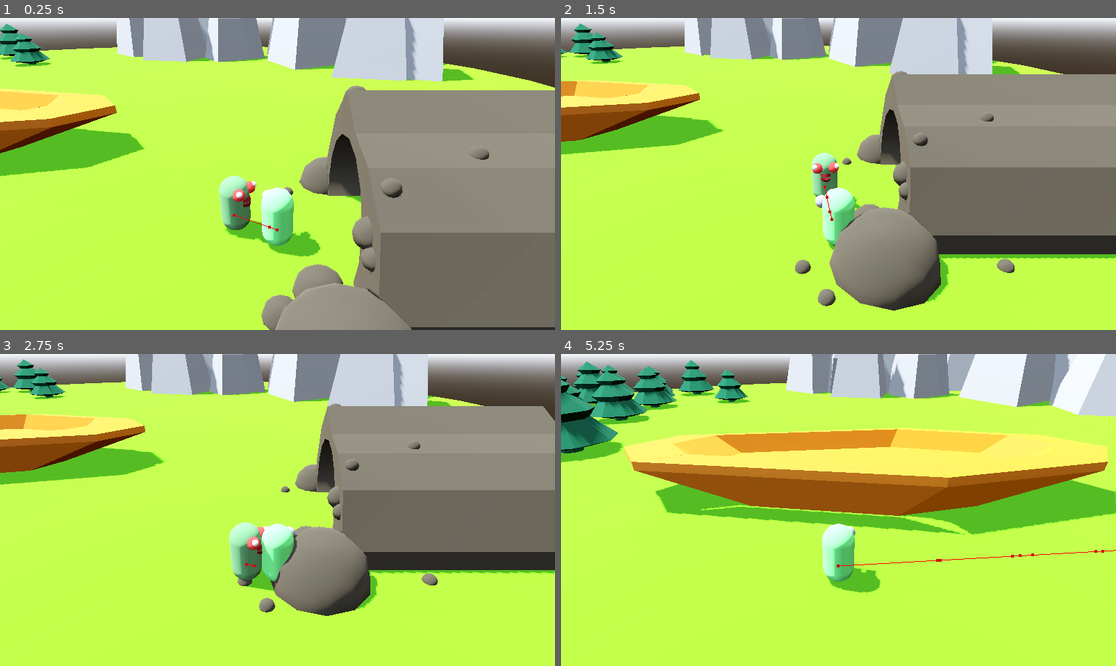
Above: before the commit, frames 1-4 (two rows, left to right).
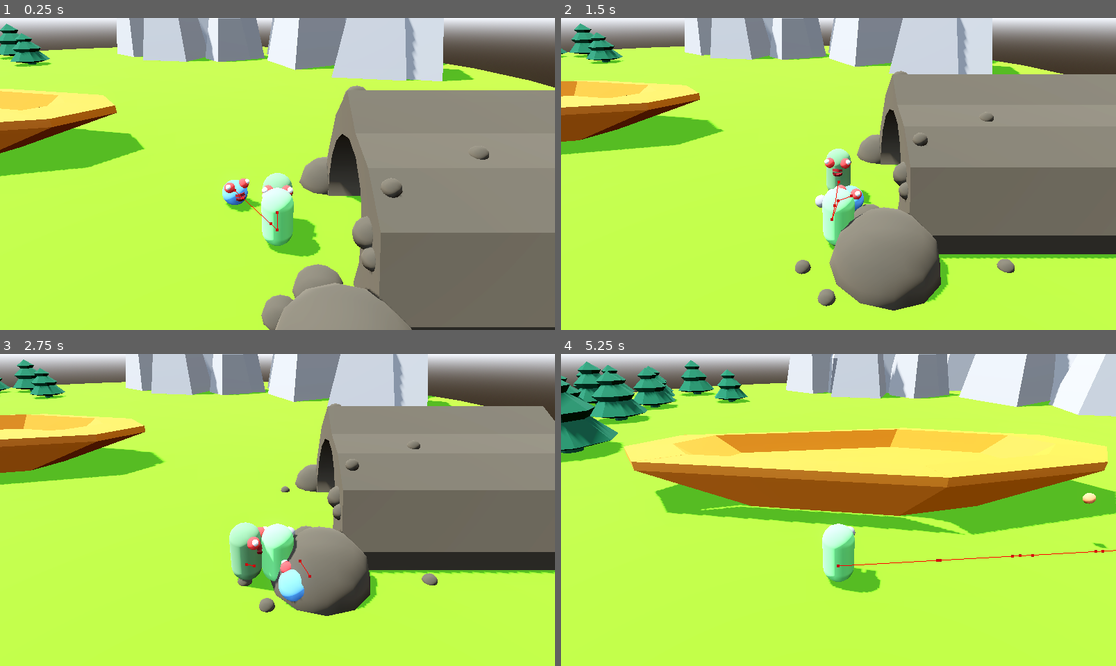
Above: after the commit, the same moments.

Repository: pithyjam-stack/zeppelins_and_zombies_jps
Game: Godot game, scene res://scenes/levels/level_grassy.tscn
The game is run twice, just before and just after one commit, with the same random seed, the same clock (stepped at 60 frames per second) and the same inputs.
Inputs (mouse positions are in pixels of both pictures, inside the frame that each line leads up to):
- Up to frame 1 (0.25 s): no input
- Up to frame 2 (1.5 s): move the mouse to (960, 158) at 0.52 s; hold D (move_right) 0.53-1.28 s; tap E (interact) at 0.6, 1.35 s; tap Space (move_jump) at 0.77 s; move the mouse to (727, 189) at 1.27 s; hold S (move_backward) from 1.28 s (still down)
- Up to frame 3 (2.75 s): tap Space (move_jump) at 1.52 s; move the mouse to (333, 441) at 2.02 s; release S (move_backward) at 2.03 s; hold D (move_right) from 2.03 s (still down); tap E (interact) at 2.1 s
- Up to frame 4 (5.25 s): move the mouse to (810, 572) at 2.77 s; release D (move_right) at 2.78 s; hold W (move_forward) 2.78-3.53 s; tap E (interact) every 0.75 s from 2.85 to 5.1 s; tap Space (move_jump) at 3.02, 3.77, 4.52 s; move the mouse to (1005, 556) at 3.52 s; hold A (move_left) 3.53-5.03 s; move the mouse to (672, 463) at 4.27 s; move the mouse to (866, 510) at 5.02 s; hold S (move_backward) from 5.03 s (still down)

The runs differ from the first frame. In frame 1, 1.7% of the frame differs, in the area x 39-58%, y 49-73%; in frame 2, 1.1%; in frame 3, 0.5%; in frame 4, 0.1%.

Commit message:
implement half zombie and attack
Half zombie inherits from normal zombie, and has special projectile attack against the player.

Diff:
--- /dev/null
+++ b/scenes/enemies/ball.tscn
@@ -0,0 +1,11 @@
+[gd_scene format=3 uid="uid://dpudyepafkry7"]
+
+[sub_resource type="StandardMaterial3D" id="StandardMaterial3D_8h8sg"]
+albedo_color = Color(1, 0.5294118, 0.29411766, 1)
+
+[node name="ball" type="CSGSphere3D" unique_id=1716264385]
+use_collision = true
+collision_layer = 0
+collision_mask = 5
+radius = 0.2
+material = SubResource("StandardMaterial3D_8h8sg")
--- /dev/null
+++ b/scenes/enemies/half_zombie.gd
@@ -0,0 +1,54 @@
+extends Zombie
+
+@export var ball_scene : PackedScene
+
+@onready var half_zombie: CharacterBody3D = $"."
+
+var attacking := false
+
+func _ready() -> void:
+	attack_loop()
+
+func attack_loop() -> void:
+	if attacking:
+		return
+
+	attacking = true
+
+	while max_health > 0:
+		throw_projectile()
+		await get_tree().create_timer(1.5).timeout
+
+	attacking = false
+
+func throw_projectile() -> void:
+	var projectile := ball_scene.instantiate() as Node3D
+	get_tree().current_scene.add_child(projectile)
+
+	var start_pos := global_position
+	var target_pos := player.global_position
+
+	projectile_throw(projectile, start_pos, target_pos)
+
+func projectile_throw(projectile: Node3D, start_pos: Vector3, target_pos: Vector3) -> void:
+	var duration := 0.8
+	var arc_height := 3.0
+
+	projectile.global_position = start_pos
+
+	var tween := create_tween()
+
+	tween.tween_method(
+		func(t: float):
+			var flat_pos := start_pos.lerp(target_pos, t)
+
+			# Parabola: 0 at start/end, 1 at middle
+			var height := sin(t * PI) * arc_height
+
+			projectile.global_position = flat_pos + Vector3.UP * height,
+			0.0,
+			1.0,
+			duration
+	)
+
+	tween.tween_callback(projectile.queue_free)
--- /dev/null
+++ b/scenes/enemies/half_zombie.tscn
@@ -0,0 +1,90 @@
+[gd_scene format=3 uid="uid://b6wv1i1ga6cfj"]
+
+[ext_resource type="Script" uid="uid://chw2neoyjaihg" path="res://scenes/enemies/half_zombie.gd" id="1_g8b84"]
+[ext_resource type="PackedScene" uid="uid://dgqo3lt6tn58d" path="res://scenes/player/health_component.tscn" id="2_ru6kr"]
+[ext_resource type="PackedScene" uid="uid://dpudyepafkry7" path="res://scenes/enemies/ball.tscn" id="3_ru6kr"]
+
+[sub_resource type="SphereShape3D" id="SphereShape3D_jda86"]
+
+[sub_resource type="StandardMaterial3D" id="StandardMaterial3D_g15bd"]
+albedo_color = Color(0.32999998, 0.6203334, 1, 1)
+
+[sub_resource type="SphereMesh" id="SphereMesh_g8b84"]
+material = SubResource("StandardMaterial3D_g15bd")
+
+[sub_resource type="SphereMesh" id="SphereMesh_jda86"]
+radius = 0.2
+height = 0.4
+
+[sub_resource type="StandardMaterial3D" id="StandardMaterial3D_g8b84"]
+albedo_color = Color(1, 0.21568628, 0.20392157, 1)
+
+[sub_resource type="SphereMesh" id="SphereMesh_ru6kr"]
+radius = 0.1
+height = 0.2
+
+[sub_resource type="StandardMaterial3D" id="StandardMaterial3D_boq17"]
+
+[sub_resource type="CylinderMesh" id="CylinderMesh_hkptg"]
+top_radius = 0.2
+bottom_radius = 0.2
+height = 0.1
+
+[sub_resource type="StandardMaterial3D" id="StandardMaterial3D_3oc2p"]
+albedo_color = Color(0.4732359, 0, 0.04630114, 1)
+
+[node name="HalfZombie" type="CharacterBody3D" unique_id=185993919]
+collision_layer = 9
+collision_mask = 5
+script = ExtResource("1_g8b84")
+ball_scene = ExtResource("3_ru6kr")
+max_health = 15.0
+speed = 8.0
+
+[node name="CollisionShape3D" type="CollisionShape3D" parent="." unique_id=149472173]
+shape = SubResource("SphereShape3D_jda86")
+
+[node name="ProtoModel" type="Node3D" parent="." unique_id=859863102]
+
+[node name="Body" type="MeshInstance3D" parent="ProtoModel" unique_id=809898782]
+mesh = SubResource("SphereMesh_g8b84")
+
+[node name="Eyeball1" type="MeshInstance3D" parent="ProtoModel" unique_id=952002367]
+transform = Transform3D(1, 0, 0, 0, 1, 0, 0, 0, 1, -0.3, 0.40000004, 0.2)
+mesh = SubResource("SphereMesh_jda86")
+surface_material_override/0 = SubResource("StandardMaterial3D_g8b84")
+
+[node name="Eyeball3" type="MeshInstance3D" parent="ProtoModel" unique_id=1044697861]
+transform = Transform3D(1, 0, 0, 0, 1, 0, 0, 0, 1, -0.4, 0.50000006, 0.3)
+mesh = SubResource("SphereMesh_ru6kr")
+surface_material_override/0 = SubResource("StandardMaterial3D_boq17")
+
+[node name="Eyeball4" type="MeshInstance3D" parent="ProtoModel" unique_id=157727766]
+transform = Transform3D(1, 0, 0, 0, 1, 0, 0, 0, 1, 0.4, 0.50000006, 0.3)
+mesh = SubResource("SphereMesh_ru6kr")
+surface_material_override/0 = SubResource("StandardMaterial3D_boq17")
+
+[node name="Eyeball2" type="MeshInstance3D" parent="ProtoModel" unique_id=1985536853]
+transform = Transform3D(1, 0, 0, 0, 1, 0, 0, 0, 1, 0.29999998, 0.40000004, 0.2)
+mesh = SubResource("SphereMesh_jda86")
+surface_material_override/0 = SubResource("StandardMaterial3D_g8b84")
+
+[node name="Mouth1" type="MeshInstance3D" parent="ProtoModel" unique_id=696252639]
+transform = Transform3D(1, 0, 0, 0, 0.9396926, 0.34202012, 0, -0.34202012, 0.9396926, 0, 0.10000001, 0.4)
+mesh = SubResource("CylinderMesh_hkptg")
+surface_material_override/0 = SubResource("StandardMaterial3D_3oc2p")
+
+[node name="Mouth2" type="MeshInstance3D" parent="ProtoModel" unique_id=1594987631]
+transform = Transform3D(1, 0, 0, 0, 0.96592593, -0.25881907, 0, 0.25881907, 0.96592593, 0, 1.4901161e-08, 0.4)
+mesh = SubResource("CylinderMesh_hkptg")
+surface_material_override/0 = SubResource("StandardMaterial3D_3oc2p")
+
+[node name="HealthComponent" parent="." unique_id=263350021 instance=ExtResource("2_ru6kr")]
+
+[node name="NavigationAgent3D" type="NavigationAgent3D" parent="." unique_id=566375047]
+avoidance_enabled = true
+debug_enabled = true
+
+[node name="ball" parent="." unique_id=1716264385 instance=ExtResource("3_ru6kr")]
+
+[connection signal="velocity_computed" from="NavigationAgent3D" to="." method="_on_navigation_agent_3d_velocity_computed"]
--- a/scenes/enemies/enemy.gd
+++ b/scenes/enemies/zombie.gd
@@ -1,12 +1,17 @@
 extends CharacterBody3D
 
+class_name Zombie
+
 @export var max_health : float = 20.0
+@export var damage : int = 10
+@export var speed : float = 5.0
 
 @onready var health_component: HealthComponent = $HealthComponent
 @onready var navigation_agent_3d: NavigationAgent3D = $NavigationAgent3D
 @onready var proto_model: Node3D = $ProtoModel
 
 @onready var player: Player = get_tree().get_first_node_in_group("Player")
+
 func _ready() -> void:
 	health_component.update_max_health(max_health)
 
@@ -14,7 +19,7 @@
 	var velocity_target := Vector3.ZERO
 	navigation_agent_3d.target_position = player.global_position
 	if not navigation_agent_3d.is_target_reached():
-		velocity_target = get_local_navigation_direction() * 5.0
+		velocity_target = get_local_navigation_direction() * speed
 		orient_body(navigation_agent_3d.get_next_path_position())
 
 	navigation_agent_3d.velocity = velocity_target
--- a/scenes/enemies/enemy.tscn
+++ b/scenes/enemies/zombie.tscn
@@ -1,7 +1,7 @@
-[gd_scene format=3 uid="uid://ciosjt160nlat"]
+[gd_scene format=3 uid="uid://ccfsg66w7eqvk"]
 
-[ext_resource type="Script" uid="uid://djxskcqyo0k8g" path="res://scenes/enemies/enemy.gd" id="1_6xk8f"]
-[ext_resource type="PackedScene" uid="uid://dgqo3lt6tn58d" path="res://scenes/player/health_component.tscn" id="2_8e3ao"]
+[ext_resource type="Script" uid="uid://djxskcqyo0k8g" path="res://scenes/enemies/zombie.gd" id="1_gl10n"]
+[ext_resource type="PackedScene" uid="uid://dgqo3lt6tn58d" path="res://scenes/player/health_component.tscn" id="2_rdvt3"]
 
 [sub_resource type="CapsuleShape3D" id="CapsuleShape3D_6xk8f"]
 
@@ -31,10 +31,10 @@
 [sub_resource type="StandardMaterial3D" id="StandardMaterial3D_n7575"]
 albedo_color = Color(0.4732359, 0, 0.04630114, 1)
 
-[node name="Enemy" type="CharacterBody3D" unique_id=2114948265]
+[node name="Zombie" type="CharacterBody3D" unique_id=2114948265]
 collision_layer = 9
 collision_mask = 5
-script = ExtResource("1_6xk8f")
+script = ExtResource("1_gl10n")
 
 [node name="CollisionShape3D" type="CollisionShape3D" parent="." unique_id=1441358735]
 shape = SubResource("CapsuleShape3D_6xk8f")
--- a/scenes/levels/level_grassy.tscn
+++ b/scenes/levels/level_grassy.tscn
@@ -5,9 +5,10 @@
 [ext_resource type="Material" uid="uid://ynp4jvhtdc7m" path="res://materials/basic_cave_mat.tres" id="3_1ase0"]
 [ext_resource type="PackedScene" uid="uid://bgk7e33l0r4ar" path="res://scenes/proto_zeppelin.tscn" id="4_1ase0"]
 [ext_resource type="PackedScene" uid="uid://cdxa2mi8sbv0j" path="res://scenes/player/player.tscn" id="5_hg8mx"]
-[ext_resource type="PackedScene" uid="uid://ciosjt160nlat" path="res://scenes/enemies/enemy.tscn" id="6_p0eyi"]
 [ext_resource type="PackedScene" uid="uid://dtt7ca4gwhp56" path="res://scenes/Interactable/debug_print_station.tscn" id="7_jdjwh"]
 [ext_resource type="PackedScene" uid="uid://62yalbv34nwy" path="res://scenes/Interactable/growth_station.tscn" id="8_68ygf"]
+[ext_resource type="PackedScene" uid="uid://ccfsg66w7eqvk" path="res://scenes/enemies/zombie.tscn" id="8_jeyjv"]
+[ext_resource type="PackedScene" uid="uid://b6wv1i1ga6cfj" path="res://scenes/enemies/half_zombie.tscn" id="9_jeyjv"]
 
 [sub_resource type="NavigationMesh" id="NavigationMesh_68ygf"]
 vertices = PackedVector3Array(-41.75, 0.5, 3.75, -41, 0.5, 2.75, -41.75, 0.5, 2.25, -44.25, 0.5, 2.5, -44, 0.5, 12, -42 …(3000 unchanged characters)…
@@ -335,5 +336,8 @@
 
 [node name="Enemies" type="Node3D" parent="." unique_id=890266399]
 
-[node name="Enemy" parent="Enemies" unique_id=2114948265 instance=ExtResource("6_p0eyi")]
-transform = Transform3D(0.25881907, 0, -0.9659258, 0, 1, 0, 0.9659258, 0, 0.25881907, 17.5806, 0.9999999, 27.661448)
+[node name="Zombie" parent="Enemies" unique_id=2114948265 instance=ExtResource("8_jeyjv")]
+transform = Transform3D(-4.371139e-08, 0, -1, 0, 1, 0, 1, 0, -4.371139e-08, 20, 1.0000002, 28.39196)
+
+[node name="HalfZombie" parent="Enemies" unique_id=185993919 instance=ExtResource("9_jeyjv")]
+transform = Transform3D(0.25881907, 0, -0.9659258, 0, 1, 0, 0.9659258, 0, 0.25881907, 18, 0.5000001, 25)
Not shown, added: scenes/enemies/half_zombie.gd.uid
Renamed: scenes/enemies/enemy.gd.uid -> scenes/enemies/zombie.gd.uid
Not shown: 1 places in scenes/enemies/zombie.tscn that only renumber resources
